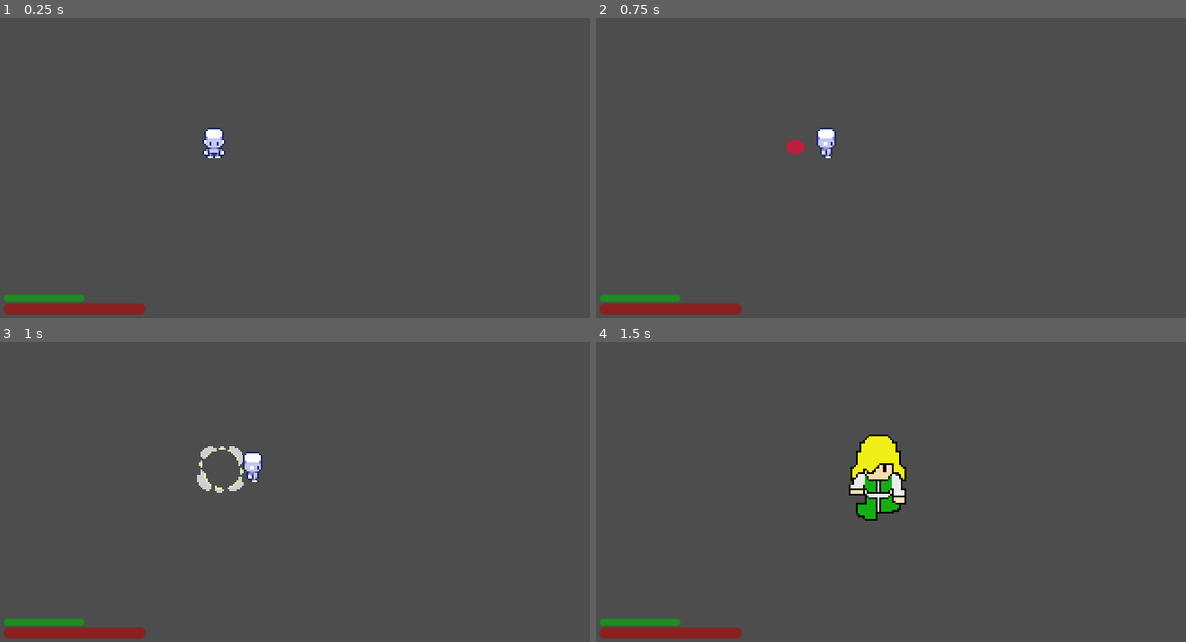
Above: before the commit, frames 1-4 (two rows, left to right).
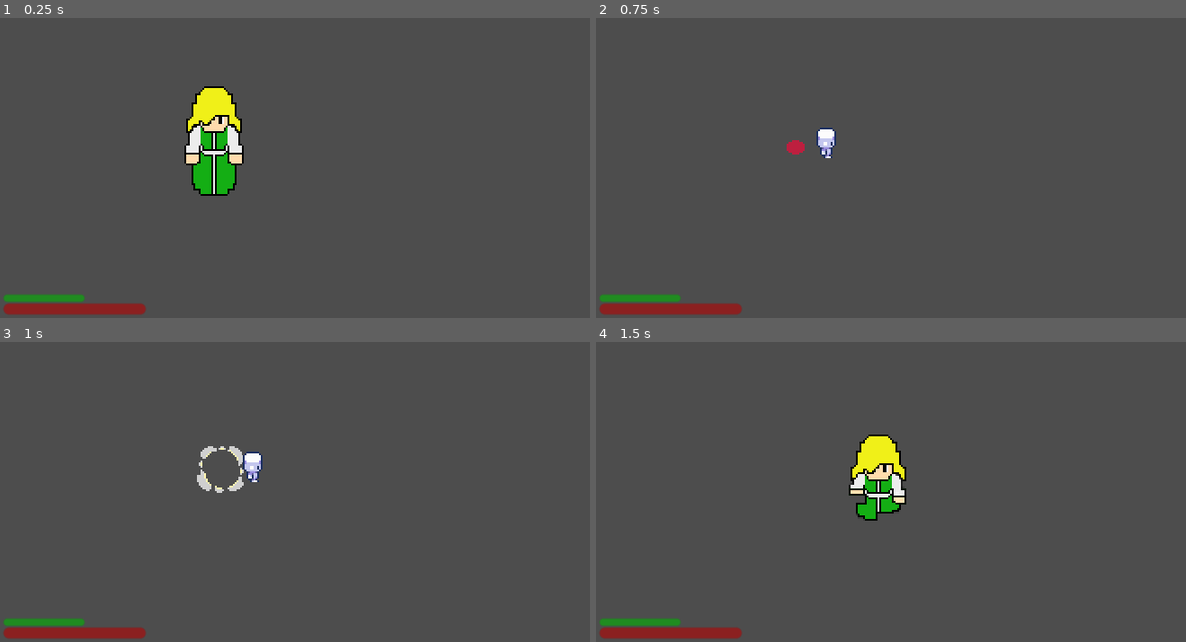
Above: after the commit, the same moments.

Repository: Z3BINI/fnac-project
Game: Godot game, scene res://scenes/levels/test_world.tscn
Two runs of this game, one before a commit and one after it. Both use one fixed random seed, a clock stepped at 60 frames per second and the inputs below. The project has no main scene, so this scene is started directly.
Inputs (mouse positions are in pixels of both pictures, inside the frame that each line leads up to):
- Up to frame 1 (0.25 s): no input
- Up to frame 2 (0.75 s): tap Enter at 0.5 s; move the mouse to (1085, 150) at 0.52 s; hold D (move_right) from 0.53 s (still down); tap Q (ability_1) at 0.6 s
- Up to frame 3 (1 s): keep holding D (move_right)
- Up to frame 4 (1.5 s): move the mouse to (802, 504) at 1.27 s; release D (move_right) at 1.28 s; hold S (move_down) from 1.28 s (still down); tap E (ability_2) at 1.35 s

The runs differ from the first frame. In frame 1, 2.9% of the frame differs, in the area x 31-42%, y 22-60%; in frame 2, nothing differs; in frame 3, nothing differs; in frame 4, nothing differs.

Commit message:
Idlebot animation update
Substituir o frame da idlebot pelo primeiro frame do walkdown cycle

Diff:
--- a/scenes/player/player.tscn
+++ b/scenes/player/player.tscn
@@ -84,19 +84,19 @@
 "times": PackedFloat32Array(0),
 "transitions": PackedFloat32Array(1),
 "update": 1,
-"values": [20]
-}
-tracks/1/type = "value"
-tracks/1/imported = false
-tracks/1/enabled = true
-tracks/1/path = NodePath("Sprite2D:texture")
-tracks/1/interp = 1
-tracks/1/loop_wrap = true
-tracks/1/keys = {
-"times": PackedFloat32Array(0),
-"transitions": PackedFloat32Array(1),
-"update": 1,
-"values": [ExtResource("7_bibi5")]
+"values": [0]
+}
+tracks/1/type = "value"
+tracks/1/imported = false
+tracks/1/enabled = true
+tracks/1/path = NodePath("Sprite2D:texture")
+tracks/1/interp = 1
+tracks/1/loop_wrap = true
+tracks/1/keys = {
+"times": PackedFloat32Array(0),
+"transitions": PackedFloat32Array(1),
+"update": 1,
+"values": [ExtResource("9_yigkj")]
 }
 tracks/2/type = "value"
 tracks/2/imported = false
@@ -108,7 +108,7 @@
 "times": PackedFloat32Array(0),
 "transitions": PackedFloat32Array(1),
 "update": 1,
-"values": [12]
+"values": [1]
 }
 tracks/3/type = "value"
 tracks/3/imported = false
@@ -120,7 +120,7 @@
 "times": PackedFloat32Array(0),
 "transitions": PackedFloat32Array(1),
 "update": 1,
-"values": [8]
+"values": [9]
 }
 
 [sub_resource type="Animation" id="Animation_il1s4"]
